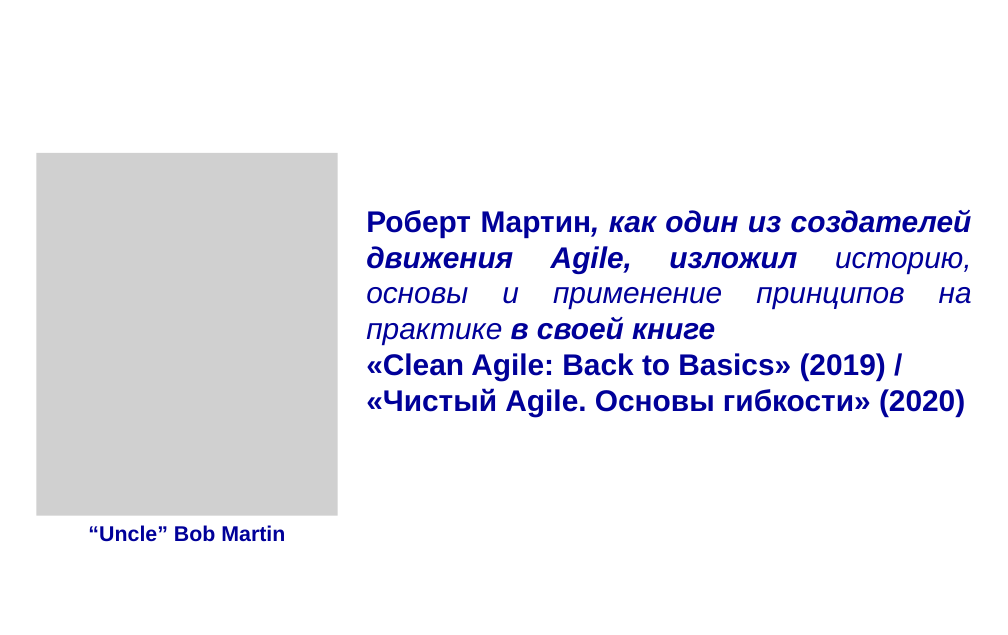
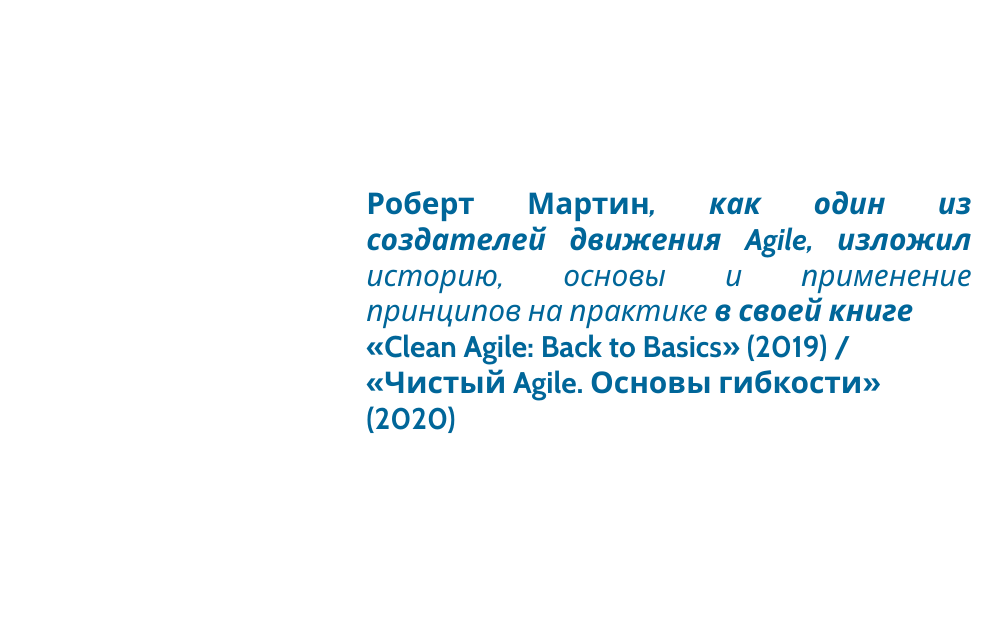
Before and after one commit to mike-shock/Go_language, a slide deck: slide 3 of Go_Intro.odp. Drawn at 1008x635 pixels with LibreOffice and Linux fonts; fonts in the diff are those of the drawing; grey boxes stand for pictures; background and template pictures are left out. Boxes give left, top, right and bottom in pixels: in the first picture for what was removed or moved away, otherwise in the second. Text is boxed around its words. In the diff, an @@ line names an element or a change of style, - is before the commit and + after.

Commit message:
Presentation added.

```diff
--- a/Go_Intro.odp
+++ b/Go_Intro.odp
@@ picture removed at [37, 153, 338, 516] @@
-“Uncle” Bob Martin
@@ text "Роберт Мартин, как один из ..." at [366, 191, 972, 433]: font Arial to Cabin, text colour #000099 to #006699 @@
```
Also in this commit, not shown: 2 other slides changed, 1 slide added, 2 slides removed.
